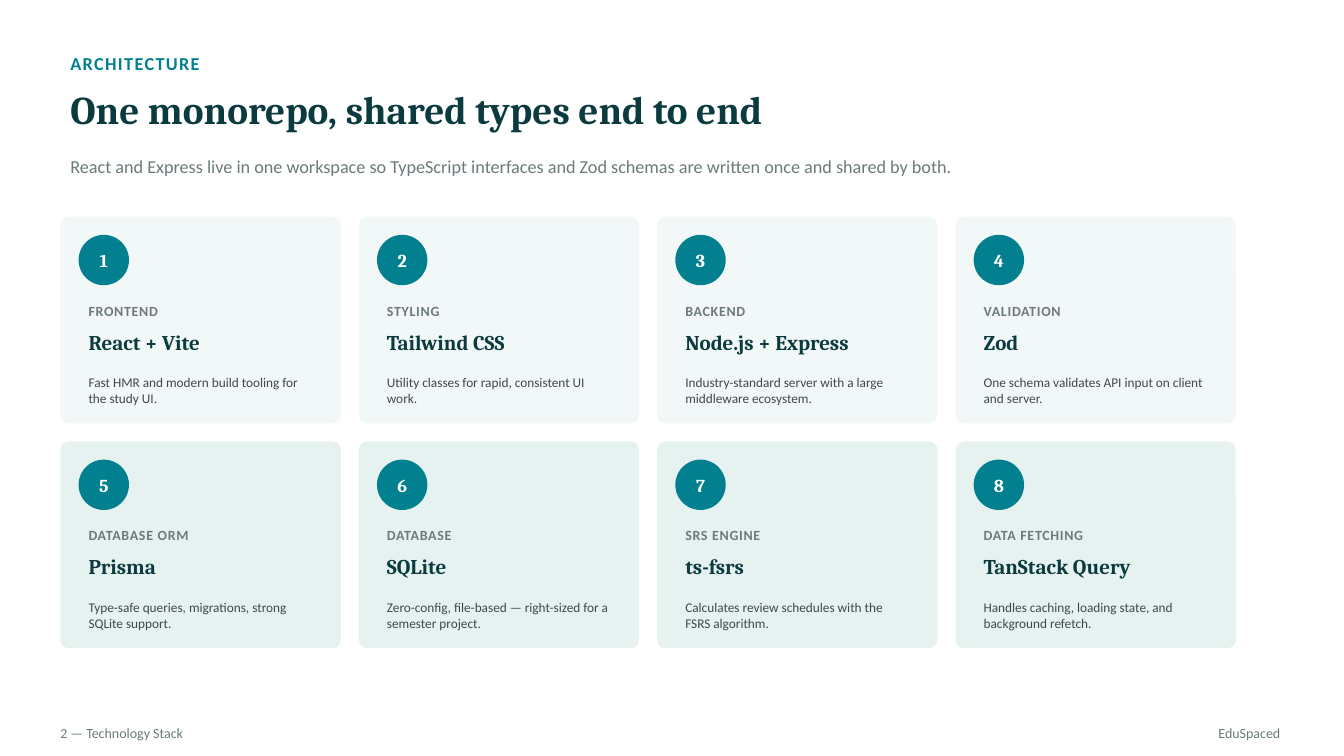
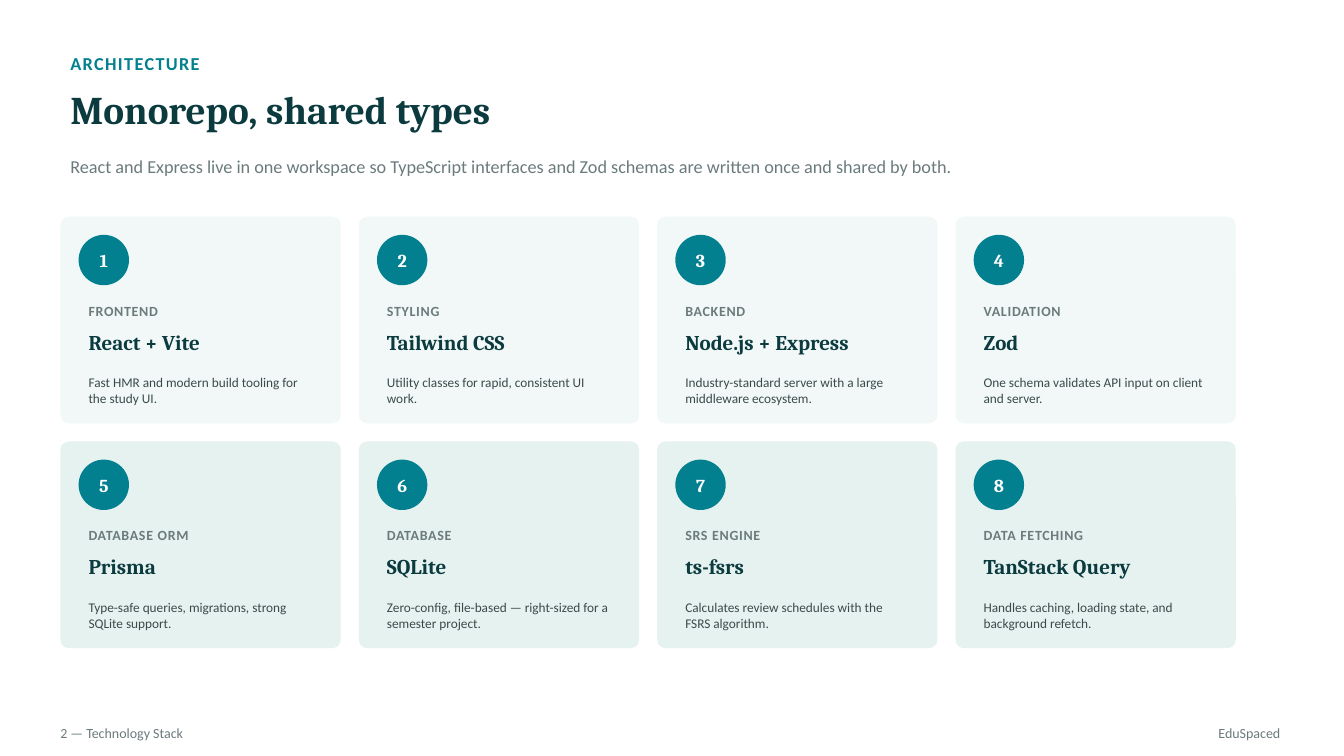
Before and after one commit to hoangphuc05/edu-anki, a slide deck: slide 3 of docs/EduSpaced-Presentation-1.pptx. Drawn at 1344x756 pixels with LibreOffice and Linux fonts; fonts in the diff are those of the drawing. Boxes give left, top, right and bottom in pixels: in the first picture for what was removed or moved away, otherwise in the second. Text is boxed around its words. In the diff, an @@ line names an element or a change of style, - is before the commit and + after.

```diff
--- a/docs/EduSpaced-Presentation-1.pptx
+++ b/docs/EduSpaced-Presentation-1.pptx
@@ text at [70, 96, 491, 133]: text changed @@
-One monorepo, shared types end to end
+Monorepo, shared types
```
Also in this commit, not shown: 5 other slides changed, 1 slide removed.
